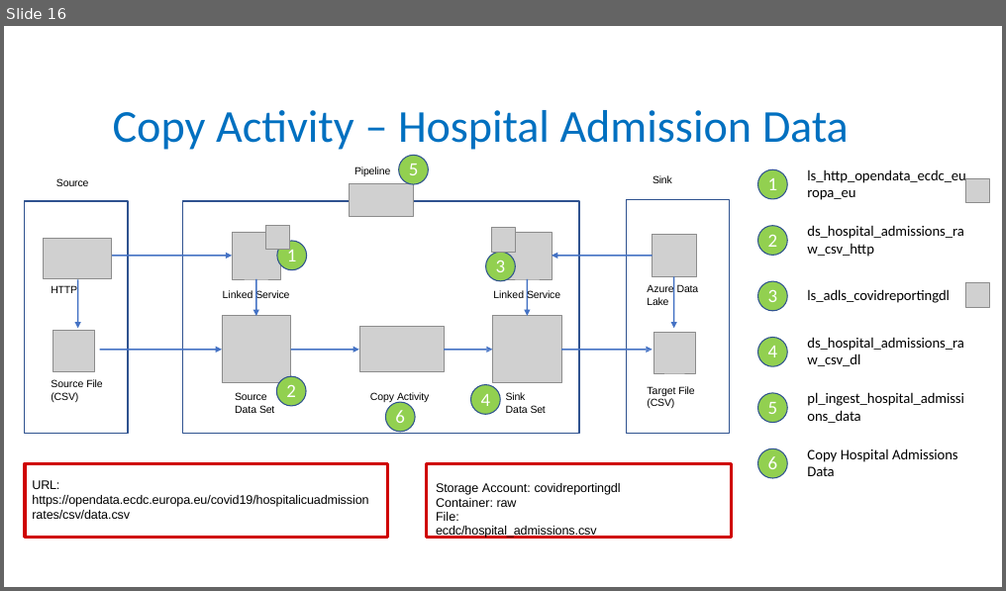
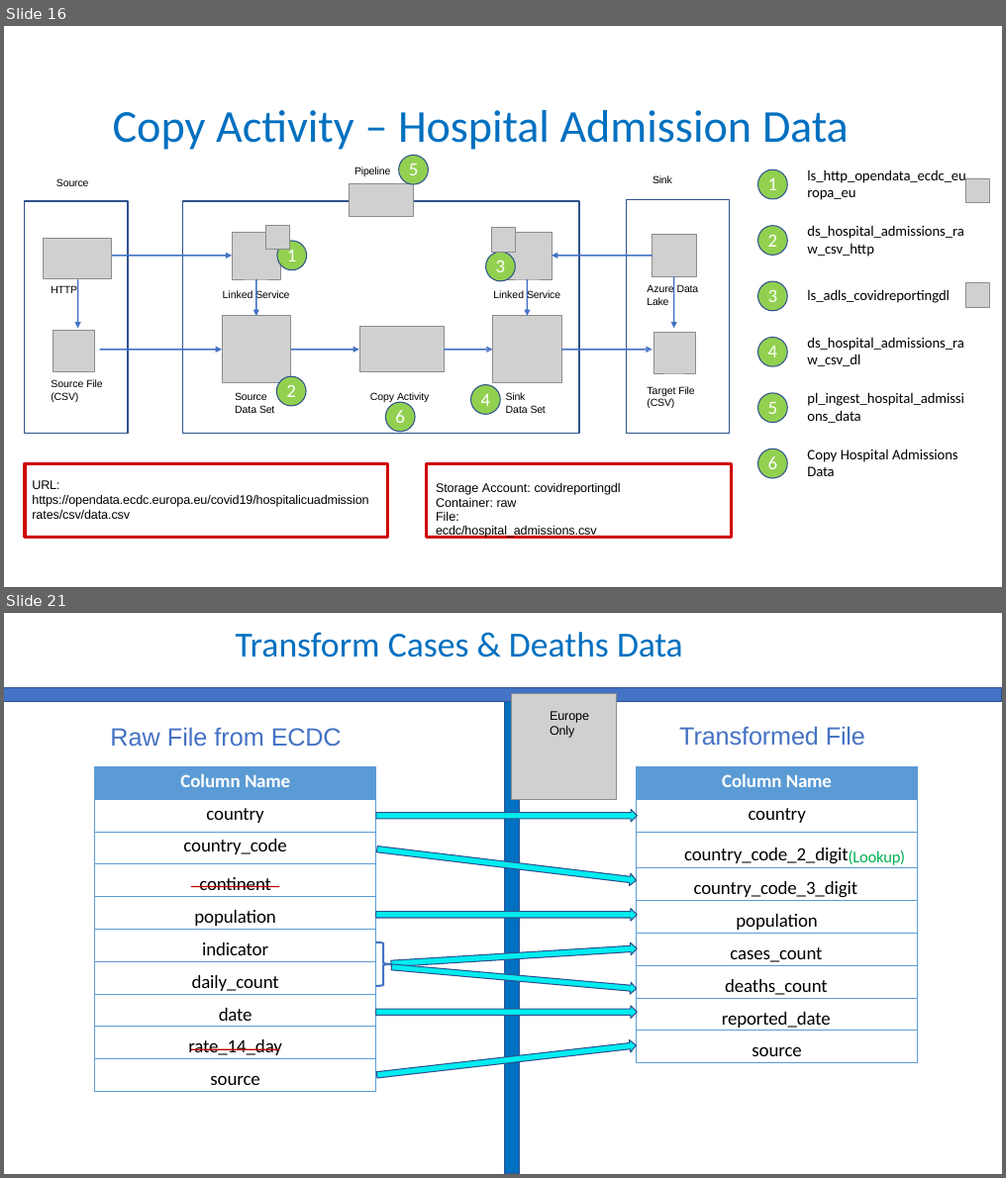
Before and after one commit to soumyadeep2207/ADF, a slide deck: Project PPT/ADF Project - Copy.pptx. Shown one above the other, each under a label of ours: slide 16 before the commit, slides 16 and 21 after it; the slides between them are not shown. The pictures are 1006x591 and 1006x1178 pixels, drawn with LibreOffice and Linux fonts; fonts in the diff are those of the drawing; grey boxes stand for pictures. Boxes give left, top, right and bottom in pixels: in the first picture for what was removed or moved away, otherwise in the second. Text is boxed around its words. In the diff, an @@ line names an element or a change of style, - is before the commit and + after.

Commit message:
Updated with Dataflow Transformation Requirements slides

```diff
--- a/Project PPT/ADF Project - Copy.pptx
+++ b/Project PPT/ADF Project - Copy.pptx
@@ slide 21 added at box(4, 613, 1002, 1174), background #FFFFFF @@
@@ title added at box(236, 632, 683, 658), 34 pt, text #0070C0 @@
+Transform Cases & Deaths Data
@@ freeform shape added at box(4, 688, 1002, 701), fill #4472C4 @@
@@ freeform shape added at box(4, 688, 1002, 701), outline #2F528F 1 pt @@
@@ freeform shape added at box(505, 701, 520, 1174), fill #0070C0 @@
@@ freeform shape added at box(505, 701, 520, 1174), outline #2F528F 1 pt @@
@@ picture added at box(512, 694, 617, 799) @@
@@ text added at box(110, 727, 342, 747), 24 pt, text #4472C4 @@
+Raw File from ECDC
@@ text added at box(549, 711, 589, 738), 12 pt, text #000000 @@
+Europe Only
@@ text added at box(679, 726, 865, 746), 24 pt, text #4472C4 @@
+Transformed File
@@ table added at box(95, 766, 376, 1092), 10 rows, 1 columns @@
+Column Name
+country
+country_code
+continent
+population
+indicator
+daily_count
+date
+rate_14_day
+source
@@ table added at box(637, 766, 918, 1060), 9 rows, 1 columns @@
+Column Name
+country
+country_code_2_digit(Lookup)
+country_code_3_digit
+population
+cases_count
+deaths_count
+reported_date
+source
@@ freeform shape added at box(191, 887, 279, 887), outline #C00000 1.25 pt @@
@@ freeform shape added at box(191, 1051, 279, 1051), outline #C00000 1.25 pt @@
@@ group added at box(376, 809, 638, 1078): 15 freeform shapes @@
```
Also in this commit, not shown: 9 other slides added.
